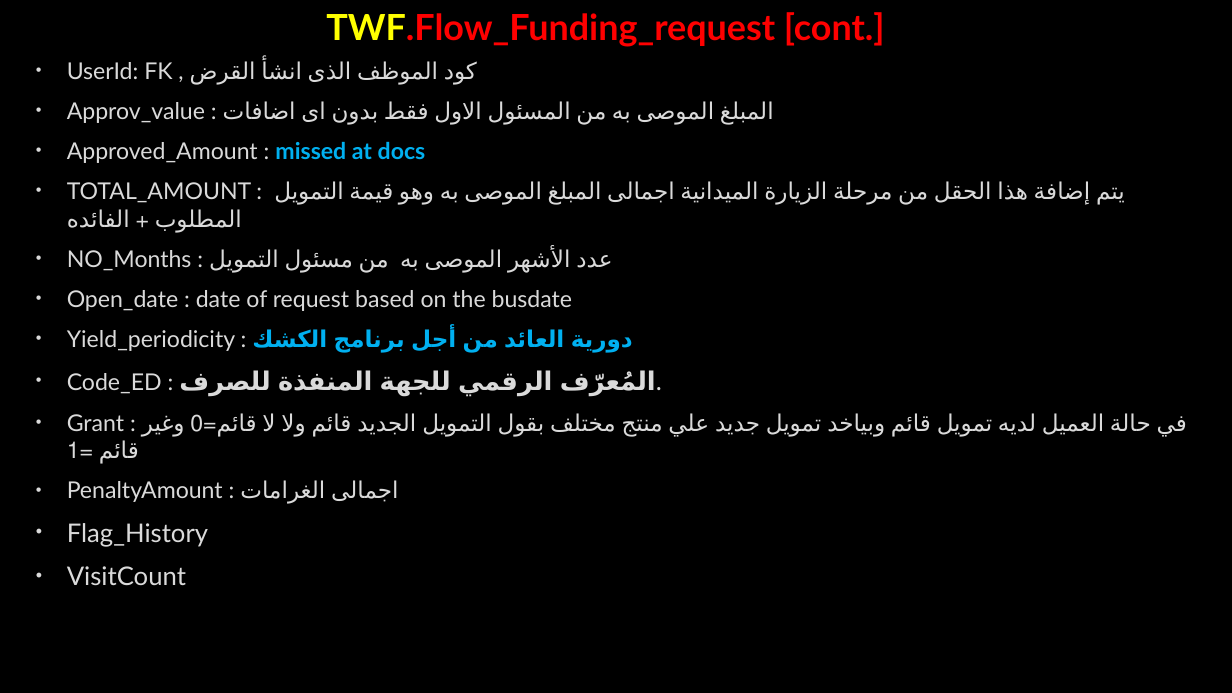
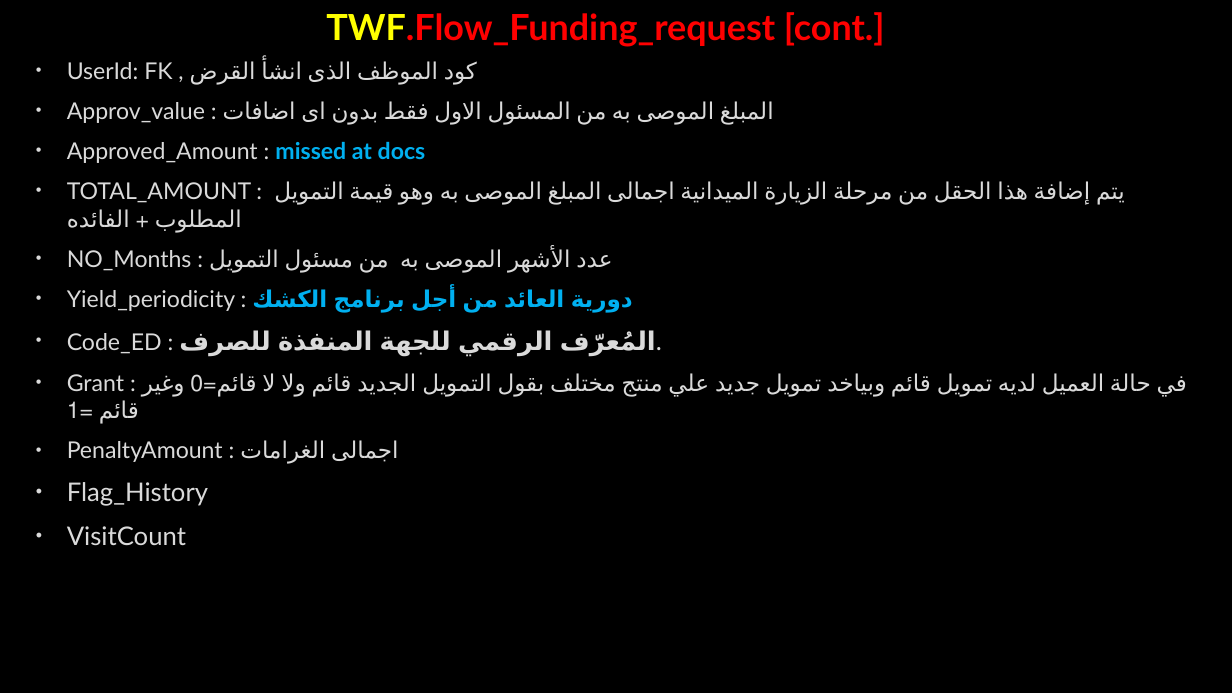
Before and after one commit to AhmedMohamedSamir1/Summary, a slide deck: slide 35 of Dot Net/Business.pptx. Drawn at 1232x693 pixels with LibreOffice and Linux fonts; fonts in the diff are those of the drawing; background and template pictures are left out. Boxes give left, top, right and bottom in pixels: in the first picture for what was removed or moved away, otherwise in the second. Text is boxed around its words. In the diff, an @@ line names an element or a change of style, - is before the commit and + after.

```diff
--- a/Dot Net/Business.pptx
+++ b/Dot Net/Business.pptx
@@ text at [67,290,572,311]: paragraph removed @@
-• Open_date : date of request based on the busdate
```
Also in this commit, not shown: 11 other slides changed, 23 slides added, 3 slides removed, 1 other file.
